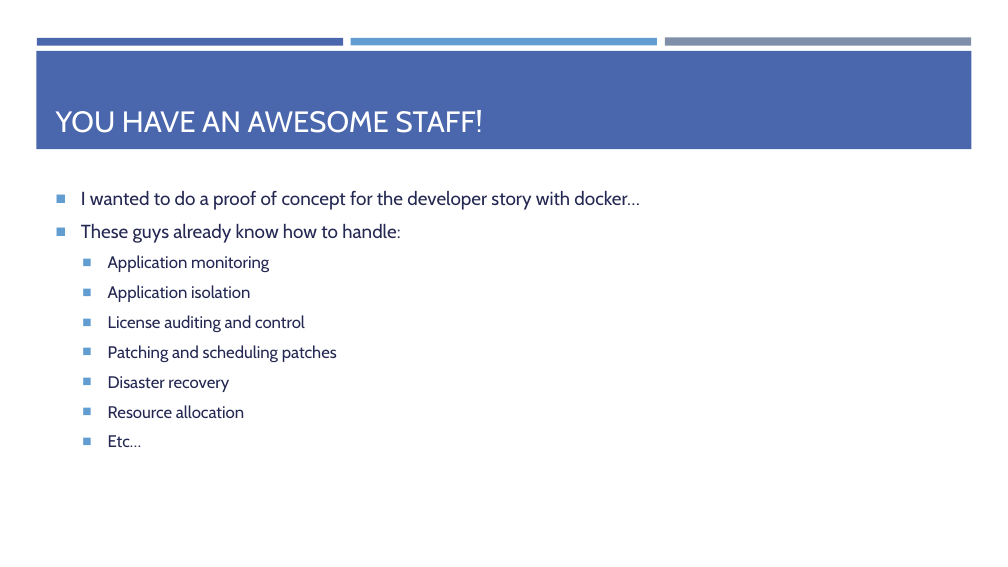
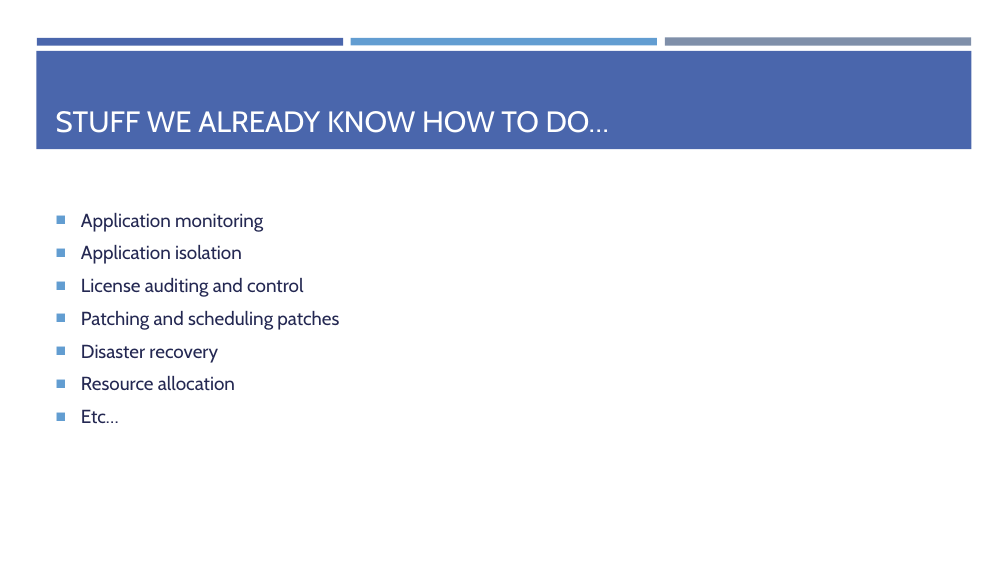
Before and after one commit to EnterpriseProductsLP/introduction-to-docker, a slide deck: slide 32 of presentation/presentation.pptx (slide 33 before the commit). Drawn at 1008x567 pixels with LibreOffice and Linux fonts; fonts in the diff are those of the drawing. Boxes give left, top, right and bottom in pixels: in the first picture for what was removed or moved away, otherwise in the second. Text is boxed around its words. In the diff, an @@ line names an element or a change of style, - is before the commit and + after.

```diff
--- a/presentation/presentation.pptx
+++ b/presentation/presentation.pptx
@@ title at (x1=56, y1=111, x2=609, y2=133): text changed @@
-YOU HAVE AN AWESOME STAFF!
+STUFF WE ALREADY KNOW HOW TO DO…
@@ text "Application monitoring" at (x1=81, y1=213, x2=339, y2=423): size 16 to 18 pt; list level 2 to 1 in "Application monitoring"; list level 2 to 1 in "Application isolation"; list level 2 to 1 in "License auditing and control"; list level 2 to 1 in "Patching and scheduling patches"; list level 2 to 1 in "Disaster recovery"; list level 2 to 1 in "Resource allocation"; list level 2 to 1 in "Etc…" @@
@@ text at (x1=81, y1=191, x2=639, y2=243): paragraphs removed @@
-■ I wanted to do a proof of concept for the developer story with docker…
-■ These guys already know how to handle:
```
Also in this commit, not shown: 3 other slides changed, 2 slides removed.
